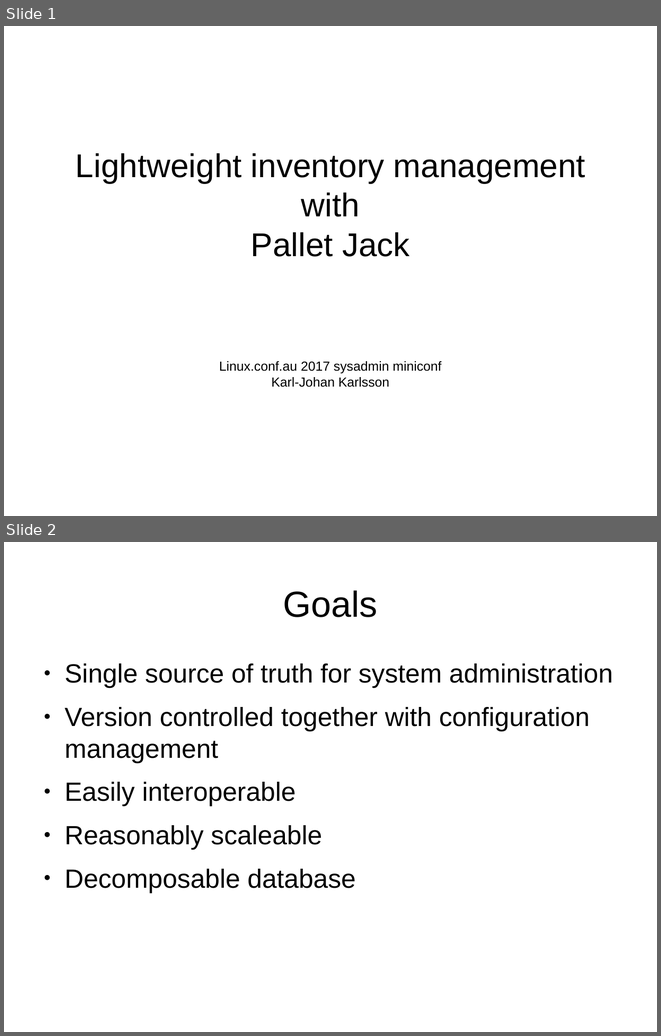
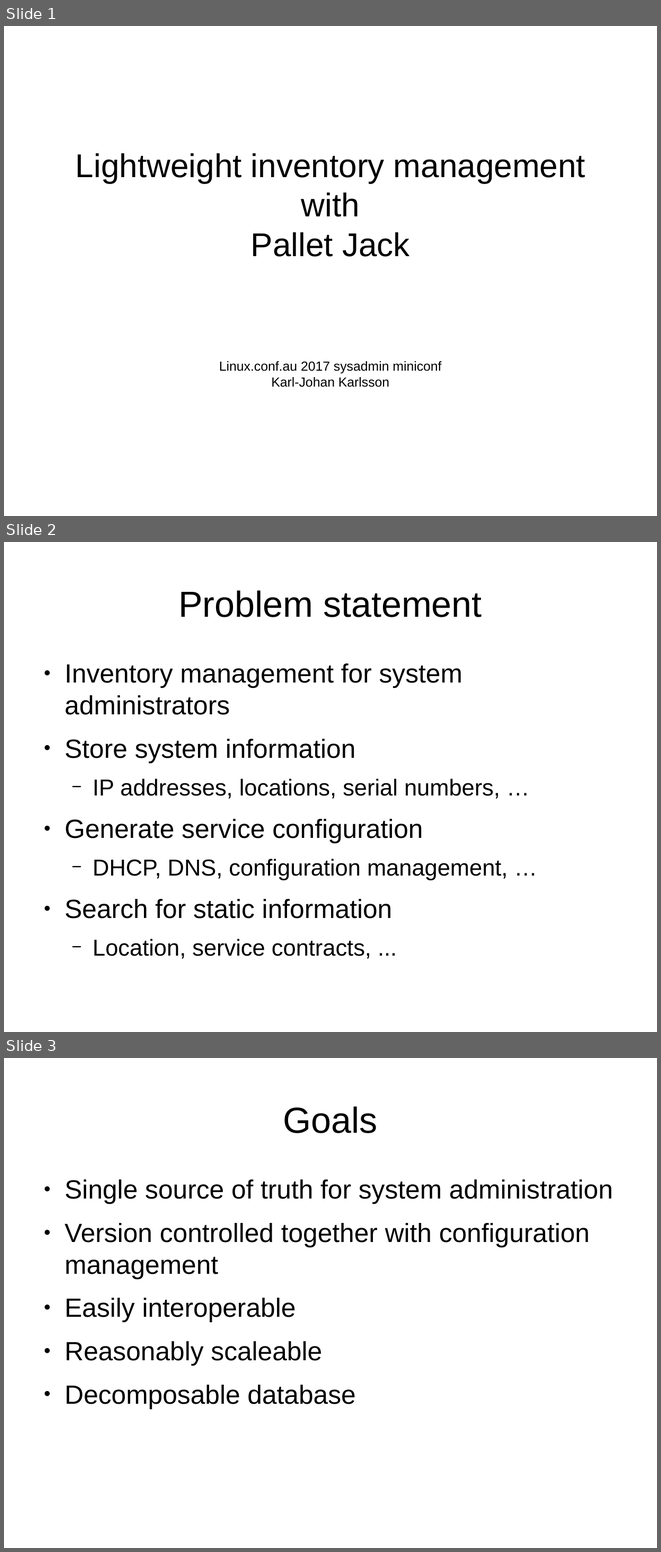
Before and after one commit to saab-simc-admin/palletjack, a slide deck: lca2017-presentation.odp. Shown one above the other, each under a label of ours: slides 1 and 2 before the commit, slides 1, 2 and 3 after it. The pictures are 661x1036 and 661x1552 pixels, drawn with LibreOffice and Linux fonts; fonts in the diff are those of the drawing. Boxes give left, top, right and bottom in pixels: in the first picture for what was removed or moved away, otherwise in the second. Text is boxed around its words. In the diff, an @@ line names an element or a change of style, - is before the commit and + after.

```diff
--- a/lca2017-presentation.odp
+++ b/lca2017-presentation.odp
@@ slide 2 added at [4, 542, 657, 1032], background #FFFFFF @@
@@ title added at [178, 590, 482, 617], 44 pt, text #000000 @@
+Problem statement
@@ text added at [64, 663, 508, 959], 32 pt, text #000000 @@
+● Inventory management for system administrators
+● Store system information
+  − IP addresses, locations, serial numbers, …
+● Generate service configuration
+  − DHCP, DNS, configuration management, …
+● Search for static information
+  − Location, service contracts, ...
@@ what was slide 2 is now slide 3 @@
```
Also in this commit, not shown: 7 slides changed.
